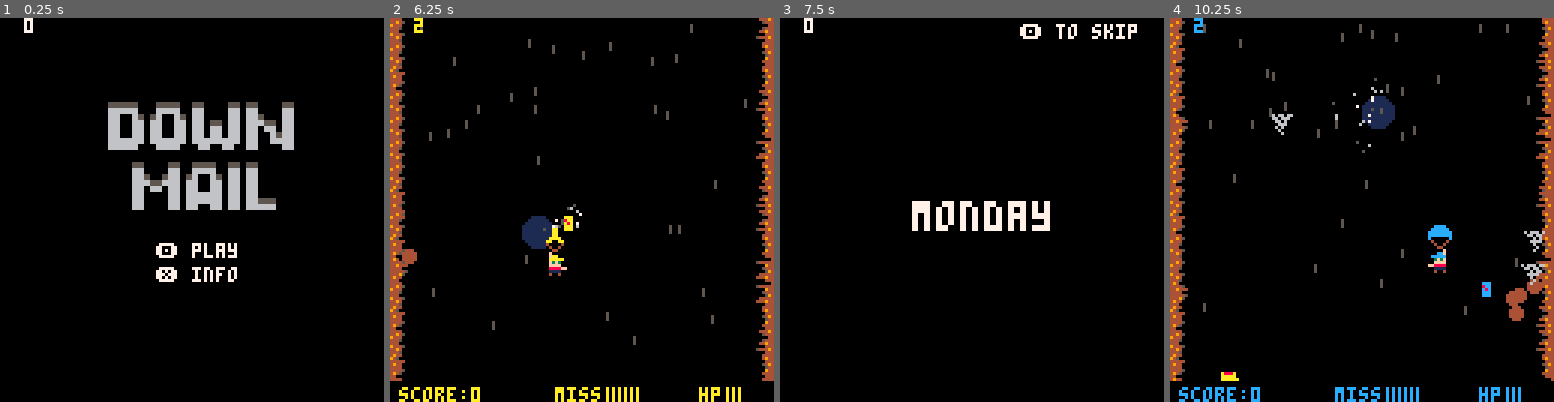
Above: before the commit, frames 1-4 (left to right).
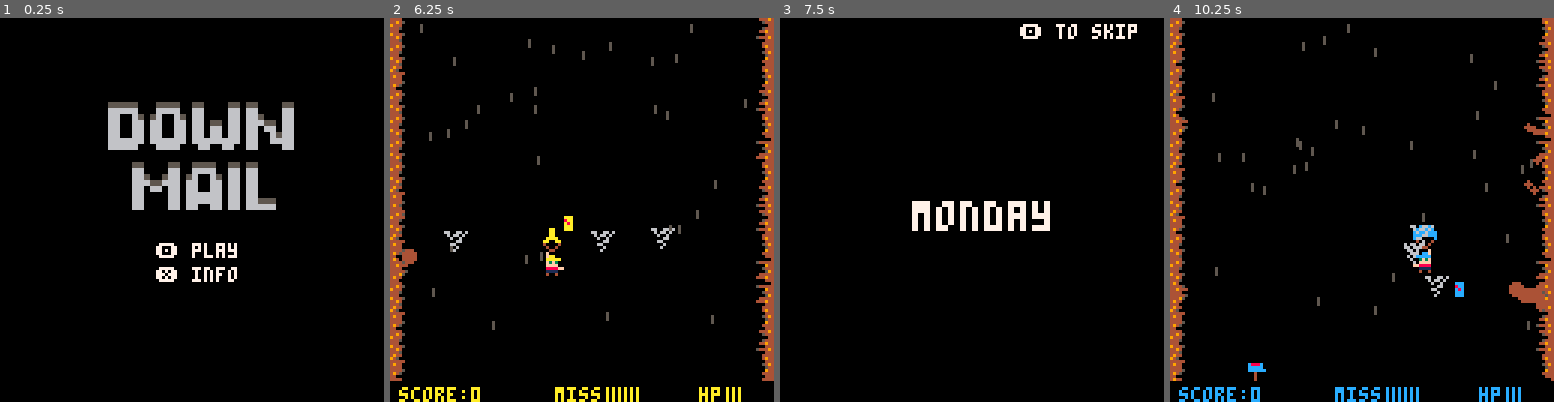
Above: after the commit, the same moments.

Repository: sugarvoid/down-mail
Game: PICO-8 cartridge down_mail.p8
The game is run twice, just before and just after one commit, with the same random seed, the same clock (stepped at 60 frames per second) and the same inputs.
Inputs:
- Up to frame 1 (0.25 s): no input
- Up to frame 2 (6.25 s): tap X (X key) at 0.33, 1.07, 1.85, 2.97, 4.08, 5.2 s; tap O (Z key) at 0.7, 1.7, 2.1, 2.5, 2.9, 3.3, 3.7, 4.1, 4.5, 4.9, 5.3, 5.7, 6.1 s; hold Right 1.6-2.1 s; hold Up 2.15-2.42 s; hold Right 2.47-3.03 s; hold Left 3.08-3.58 s; hold Down 3.63-3.97 s; hold Right 4.02-4.68 s; hold Up 4.73-5.03 s; hold Left 5.08-5.68 s; hold Down 5.73-6.03 s; hold Right from 6.08 s (still down)
- Up to frame 3 (7.5 s): tap X (X key) at 6.32, 7.43 s; tap O (Z key) at 6.5, 6.9, 7.3 s; release Right at 6.58 s; hold Right 6.63-7.13 s; hold Up 7.18-7.45 s
- Up to frame 4 (10.25 s): hold Right 7.5-8.07 s; tap O (Z key) every 0.4 s from 7.7 to 10.1 s; hold Left 8.12-8.62 s; tap X (X key) at 8.55, 9.67 s; hold Down 8.67-9 s; hold Right 9.05-9.72 s; hold Up 9.77-10.07 s; hold Left from 10.12 s (still down)

The runs differ from the first frame. In frame 1, less than 0.1% of the frame differs, in the area x 6-9%, y 0-4%; in frame 2, 1.3%; in frame 3, less than 0.1%; in frame 4, 4.2%, in the area x 6-99%, y 0-95%.

Commit message:
Remove wormholes

Diff:
--- a/src/letter.lua
+++ b/src/letter.lua
@@ -59,8 +59,8 @@
                    spawn_twister(self.x, self.y)
                    sfx(14)
                 elseif #twisters == 3 then
-                    test_wormhole = worm_hole.new(p1.x, p1.y)
-                    twisters = {}
+                    --test_wormhole = worm_hole.new(p1.x, p1.y)
+                    --twisters = {}
                 end
                 explode(self.x, self.y, 3, 4, 4, 10)
             end
--- a/src/main.lua
+++ b/src/main.lua
@@ -1,4 +1,3 @@
-
 local clock = {
     seconds = 0,
     t = 0,
@@ -57,8 +56,8 @@
     score = 0
     init_wind()
     deliveries_total = 0
-    missed_mb_total=0
-    damaged_mb_total=0
+    missed_mb_total = 0
+    damaged_mb_total = 0
     p1 = init_player()
     change_state(gamestates.title)
 end
@@ -99,7 +98,7 @@
     deliveries = { 0, 0, 0 }
     goto_postday_tmr = 0
     offset = 0
-    level_length = 30 --TODO: Put back 30
+    level_length = 30   --TODO: Put back 30
     post_day_length = 5 --TODO: Put back 10
     ending = 0
     end_spr = { 64, 68, 72, 76, 140 }
@@ -110,8 +109,8 @@
 
 
     deliveries_total = 0
-    missed_mb_total=0
-    damaged_mb_total=0
+    missed_mb_total = 0
+    damaged_mb_total = 0
 
 
 
@@ -134,7 +133,7 @@
 
 
     if g_state == gamestates.title then
-    --elseif g_state == gamestates.how_to then
+        --elseif g_state == gamestates.how_to then
         --update_intro()
     elseif g_state == gamestates.day_title then
         update_day()
@@ -148,7 +147,6 @@
 end
 
 function _draw()
-
     if g_state == gamestates.title then
         draw_title()
     elseif g_state == gamestates.how_to then
@@ -167,12 +165,9 @@
     if is_debug then
         print("mem: " .. flr(stat(0)) .. "kb", 10, 0, 8)
         print("cpu: " .. stat(1) * 100 .. "%", 10, 8, 8)
-    end
-
-
-
-
-    print(clock.seconds, 8, 0)
+
+        print(clock.seconds, 8, 0)
+    end
 end
 
 function check_input()
@@ -188,7 +183,6 @@
             p1:throw()
         elseif g_state == gamestates.game then
             p1:throw()
-
         elseif g_state == gamestates.gameover then
             restart_game()
         end
@@ -274,7 +268,6 @@
     end
 end
 
-
 function update_day()
     day_t -= 1
     if day_t <= 0 then
@@ -287,7 +280,6 @@
 end
 
 function update_postday()
-
     clock:update()
 
     if clock.seconds >= post_day_length then
@@ -297,7 +289,6 @@
         all_particles = {}
         letters = {}
         advance_day()
-
     end
 
 
@@ -367,14 +358,13 @@
 
 function draw_title()
     cls()
-    sspr(64, 96, 32, 16, 36, 20, 32*2, 16*2)
-    sspr(64, 112, 32, 16, 36, 20+22, 32*2, 16*2)
+    sspr(64, 96, 32, 16, 36, 20, 32 * 2, 16 * 2)
+    sspr(64, 112, 32, 16, 36, 20 + 22, 32 * 2, 16 * 2)
     --spr(200, 48, 34, 4, 2)
     --spr(232, 48, 34 + 10, 4, 2)
     --print("down mail", hcenter("down mail"), 50, 0)
     print("🅾️ play", hcenter("🅾️ play"), 75, 7)
     print("❎ info", hcenter("❎ info"), 83, 7)
-
 end
 
 function draw_howto()
@@ -392,9 +382,6 @@
     draw_letters()
     draw_gui()
 
-
-
-
     print("deliveries:", 20, 40, 7)
     print(p1.deliveries, 80, 40, 7)
 
@@ -404,15 +391,14 @@
     print("crashed:", 20, 48 + 8, 7)
     print(p1.damaged_mb, 80, 48 + 8, 7)
 
-    line(16, 70, 16+70, 70, 7)
+    line(16, 70, 16 + 70, 70, 7)
 
     --draw_skip()
 end
-
 
 function draw_day()
     cls(0)
-    print("\^w\^t" .. days[day], hcenter("\^w\^t" .. days[day]), vcenter( "\^w\^t" .. days[day]), 7)
+    print("\^w\^t" .. days[day], hcenter("\^w\^t" .. days[day]), vcenter("\^w\^t" .. days[day]), 7)
     draw_skip()
 end
 
@@ -509,7 +495,17 @@
 
 function advance_day()
     day += 1
-    if day == 8 then day = 1 end
+
+    -- if day == 5 then
+    --     if 1 == 1 then
+    --         end_text = endings[4]
+    --         ending_idx = 4
+    --     else
+    --         end_text = endings[5]
+    --         ending_idx = 5
+    --     end
+    --     goto_gameover(4)
+    -- else
     intro_t = 30 * 6
     day_t = 30 * 3
     post_t = 30 * 6
@@ -522,9 +518,12 @@
     --deliveries_left = deliveries_needed
     g_state = gamestates.day_title
     init_wind()
-end
-
-
+    --end
+
+
+
+    --if day == 8 then day = 1 end
+end
 
 function change_state(new_state)
     offset = 0
@@ -579,18 +578,17 @@
     end
 end
 
-
 function randf_rang(l, h)
     local _h = h - l
     return l + rnd(_h + 0.0001) -- Small offset to include h
 end
 
 function randi_rang(l, h)
-    return flr(rnd(h - l +1 )) + l
+    return flr(rnd(h - l + 1)) + l
 end
 
 function randsec_rang(l, h)
-    return (flr(rnd(h - l +1 )) + l) * 30
+    return (flr(rnd(h - l + 1)) + l) * 30
 end
 
 function draw_hitbox(o)
@@ -634,14 +632,14 @@
     spr(192, 32, 8, 8, 2)
     print("$0.25", 6, 10, 5)
     print("score: " .. score, 10, 32, 5)
-    print("acc: " .. p1:get_acc().."%", 10, 38, 5)
+    print("acc: " .. p1:get_acc() .. "%", 10, 38, 5)
     rect(4, 30, 124, 120, 5)
     pal(14, 0)
     spr(end_spr[ending_idx], 80, 34, 4, 4)
     pal()
     print("game over", game_over_x, 1, 0)
-    print(end_text[1], 10, 40 + 5, 0)
-    print(end_text[2], 10, 48 + 5, 0)
+    print(end_text[1], 10, 46 + 5, 0)
+    print(end_text[2], 10, 54 + 5, 0)
     fillp(▤)
     rectfill(10, 70, 76, 95, 0)
     rectfill(10, 100, 90, 110, 0)
@@ -676,31 +674,29 @@
     return abs(a.x - b.x) + abs(a.y - b.y)
 end
 
-
 -- from https://www.lexaloffle.com/bbs/?tid=3593
-function spr_r(s,x,y,a,w,h)
-    sw=(w or 1)*8
-    sh=(h or 1)*8
-    sx=(s%8)*8
-    sy=flr(s/8)*8
-    x0=flr(0.5*sw)
-    y0=flr(0.5*sh)
-    a=a/360
-    sa=sin(a)
-    ca=cos(a)
-    for ix=0,sw-1 do
-     for iy=0,sh-1 do
-      dx=ix-x0
-      dy=iy-y0
-      xx=flr(dx*ca-dy*sa+x0)
-      yy=flr(dx*sa+dy*ca+y0)
-      if (xx>=0 and xx<sw and yy>=0 and yy<=sh) then
-       pset(x+ix,y+iy,sget(sx+xx,sy+yy))
-      end
-     end
-    end
-   end
-
+function spr_r(s, x, y, a, w, h)
+    sw = (w or 1) * 8
+    sh = (h or 1) * 8
+    sx = (s % 8) * 8
+    sy = flr(s / 8) * 8
+    x0 = flr(0.5 * sw)
+    y0 = flr(0.5 * sh)
+    a = a / 360
+    sa = sin(a)
+    ca = cos(a)
+    for ix = 0, sw - 1 do
+        for iy = 0, sh - 1 do
+            dx = ix - x0
+            dy = iy - y0
+            xx = flr(dx * ca - dy * sa + x0)
+            yy = flr(dx * sa + dy * ca + y0)
+            if (xx >= 0 and xx < sw and yy >= 0 and yy <= sh) then
+                pset(x + ix, y + iy, sget(sx + xx, sy + yy))
+            end
+        end
+    end
+end
 
 function update_score(val)
     score = mid(0, score + val, 32000)
--- a/src/player.lua
+++ b/src/player.lua
@@ -156,6 +156,11 @@
         end
     end
 
+    if test_wormhole then
+        self.x = test_wormhole.x - 4
+        self.y = test_wormhole.y - 4
+    end
+
 
 end
 
@@ -193,7 +198,7 @@
     if self.throws == 0 then
         return 0
     else
-        return ((self.throws - self.misses) / self.throws) * 100
+        return ceil(((self.throws - self.misses) / self.throws) * 100)
     end
 end
 
--- a/src/spawner.lua
+++ b/src/spawner.lua
@@ -14,11 +14,16 @@
 
 spawner = {
     start = function(self)
+        print_debug("today is " .. days[day])
         self.rock_1 = randsec_rang(3, 10)
         self.rock_2 = randsec_rang(3, 10)
         self.mail_box = 60 --randsec_rang(3, 10)
         self.mail_box_2 = randsec_rang(3, 10)
-        self.dog = randsec_rang(5, 10)
+
+        --if day >= 3 then
+            self.dog = randsec_rang(5, 10)
+        --end
+
         self.running = true
     end,
 
@@ -32,10 +37,17 @@
         if self.running then
             if g_state == gamestates.game then
                 self.rock_1 -= 1
-                self.rock_2 -= 1
+
                 self.mail_box -= 1
                 self.mail_box_2 -= 1
-                self.dog -= 1
+
+                if day >= 2 then
+                    self.rock_2 -= 1
+                end
+
+                if day >= 3 then
+                    self.dog -= 1
+                end
 
                 if self.rock_1 <= 0 then
                     local lane = get_available_lane()
